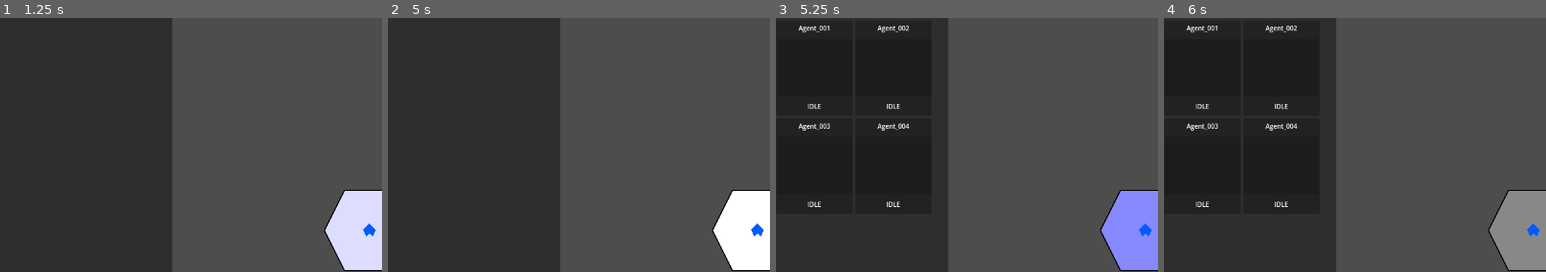
Above: before the commit, frames 1-4 (left to right).
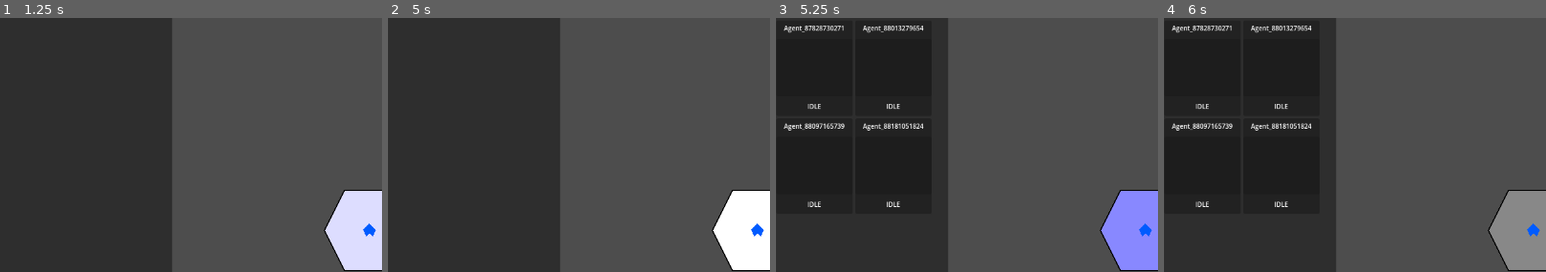
Above: after the commit, the same moments.

Repository: Drakosam/game_1
Game: Godot game, scene res://main_game_loop.tscn
The game is run twice, just before and just after one commit, with the same random seed, the same clock (stepped at 60 frames per second) and the same inputs.
Inputs (mouse positions are % of the whole screen's width and height, from its top left):
- Up to frame 1 (1.25 s): tap Enter at 0.5 s; click (50, 50) at 0.67 s
- Up to frame 2 (5 s): tap Space at 1.25, 2.75, 4.25 s; move the mouse to (30, 55) at 1.27 s; click (30, 55) at 1.42 s; tap Enter at 2, 3.5 s; move the mouse to (60, 28) at 2.02 s; click (60, 28) at 2.17 s; move the mouse to (45, 70) at 2.77 s; click (45, 70) at 2.92 s; move the mouse to (80, 65) at 3.52 s; click (80, 65) at 3.67 s; move the mouse to (20, 35) at 4.27 s; click (20, 35) at 4.42 s
- Up to frame 3 (5.25 s): move the mouse to (55, 50) at 5.02 s; click (55, 50) at 5.17 s
- Up to frame 4 (6 s): move the mouse to (35, 25) at 5.77 s; click (35, 25) at 5.92 s
The pictures show only the part of the screen within x 2-52%, y 8-58%; the shares and areas given below are measured in that part.

Frames 1-2 are identical in both runs. In frame 3, 1.0% of the frame differs, in the area x 2-39%, y 3-45%; in frame 4, 1.0%.

Commit message:
-resources cd

Diff:
--- a/Backend/agent_backend.gd
+++ b/Backend/agent_backend.gd
@@ -9,6 +9,7 @@
 signal chec_path_to_tile(start_tile, target_tile, agent_name)
 signal job_done_result( job_result )
 signal consume_food_event(consume_value, agent_name)
+signal secure_food_for_new_agent(food_needed, location)
 
 
 func _ready():
@@ -88,7 +89,7 @@
 		for result in job_result['results']:
 			if 'status' in result and result['status']=='SUCCESS':
 				print('add new agent')
-				add_agent({'location':job_result['tile']})
+				emit_signal('secure_food_for_new_agent', 15, job_result['tile'])
 	else:
 		emit_signal('job_done_result',job_result)
 
--- a/Backend/game_core.gd
+++ b/Backend/game_core.gd
@@ -9,23 +9,10 @@
 
 
 func resolve_job_result(job_result):
-	if 'BASE_RESOURCES' == job_result['job_type']:
-		for item in job_result['results']:
-			if item['status'] == 'SUCCESS':
-				_get_base_resource_from_region(
-					job_result['tile'],
-					job_result['agent_power']
-				)
-
 	if 'RESOURCES_TO_FOOD' == job_result['job_type']:
 		for item in job_result['results']:
 			if item['status'] == 'SUCCESS':
 				_convert_resources_to_food(job_result['agent_power'])
-
-
-func _get_base_resource_from_region(_region_name, agent_power):
-	rng.randomize()
-	resource +=  randi_range(3,6) + agent_power
 
 
 func consume_food(_food):
--- a/Backend/job_backend.gd
+++ b/Backend/job_backend.gd
@@ -92,8 +92,8 @@
 	job_goal = 1
 	job_result_list = []
 
+
 #Work section
-
 func _start_movment():
 	print('start movment')
 	primary_atribute = 'speed'
@@ -159,6 +159,8 @@
 	var result = rng.randi_range(0, 100)
 
 	if result > 94:
-		job_result_list.append({'name':'new_region'})
+		job_result_list.append({'name': 'new_region'})
+	elif result > 60:
+		job_result_list.append({'name': 'new_resources'})
 	else:
 		print(result)
--- /dev/null
+++ b/Backend/manager_backend.gd
@@ -0,0 +1,26 @@
+extends Node
+
+var TileBackend = null
+var AgentManager = null
+var CoreManager = null
+
+var rng = RandomNumberGenerator.new()
+
+func _ready():
+	pass
+
+
+func resolve_job_result(job_result):
+	if 'BASE_RESOURCES' == job_result['job_type']:
+		for item in job_result['results']:
+			if item['status'] == 'SUCCESS':
+				_get_base_resource_from_region(
+					job_result['tile'],
+					job_result['agent_power']
+				)
+
+
+func _get_base_resource_from_region(_region_name, agent_power):
+	rng.randomize()
+	TileBackend.get_resource_from_region()
+	CoreManager.resource +=  randi_range(3,6) + agent_power
--- /dev/null
+++ b/Backend/manager_backend.tscn
@@ -0,0 +1,6 @@
+[gd_scene load_steps=2 format=3 uid="uid://blnup5xcrumek"]
+
+[ext_resource type="Script" path="res://Backend/manager_backend.gd" id="1_lmy4j"]
+
+[node name="ManagerBackend" type="Node"]
+script = ExtResource("1_lmy4j")
--- a/Backend/tile_backend.gd
+++ b/Backend/tile_backend.gd
@@ -86,6 +86,33 @@
 		for item in job_result['results']:
 			if item['name'] == 'new_region':
 				_reveal_new_region(job_result['tile'])
+			if item['name'] == 'new_resources':
+				_reveal_new_resources(job_result['tile'])
+
+
+func _reveal_new_resources(region_name):
+	for tile in tile_list:
+		if tile.name == region_name:
+			rng.randomize()
+			tile.resource == rng.randi_range(30, 60)
+			break
+
+
+func get_resource_from_region(region_name, value):
+	for tile in tile_list:
+		if tile.name == region_name:
+
+			if value >= tile.resource:
+				tile.resource -= value
+				return 0
+
+			else:
+
+				var r_value = value - tile.resource
+				tile.resource = 0
+				return r_value
+
+			break
 
 
 func _reveal_new_region(start_tile):
--- a/World/world_tile.gd
+++ b/World/world_tile.gd
@@ -11,6 +11,7 @@
 
 var my_neighborhood = []
 var region_level = ''
+var resources = 0
 
 var rng = RandomNumberGenerator.new()
 
@@ -18,7 +19,7 @@
 signal picket_move(hex_name)
 
 func _ready():
-	pass
+	resources = rng.randi_range(100,200)
 
 
 func _on_area_2d_mouse_entered():
--- a/main_game_loop.gd
+++ b/main_game_loop.gd
@@ -2,24 +2,16 @@
 #Arcology city
 
 func _ready():
-	$AgentBackend.add_agent({
-		'location':'BaseLevel_LC0_5',
-		'name':'Agent_001'
-	})
-	$AgentBackend.add_agent({
-		'location':'BaseLevel_LC0_5',
-		'name':'Agent_002'
-	})
-	$AgentBackend.add_agent({
-		'location':'BaseLevel_LC0_5',
-		'name':'Agent_003'
-	})
-	$AgentBackend.add_agent({
-		'location':'BaseLevel_LC0_5',
-		'name':'Agent_004'
-	})
+	$AgentBackend.add_agent({'location':'BaseLevel_LC0_5'})
+	$AgentBackend.add_agent({'location':'BaseLevel_LC0_5'})
+	$AgentBackend.add_agent({'location':'BaseLevel_LC0_5'})
+	$AgentBackend.add_agent({'location':'BaseLevel_LC0_5'})
 
 	$CanvasLayer/TopPanel.set_backend($GameCore)
+
+	$ManagerBackend.TileBackend = $TileBackend
+	$ManagerBackend.AgentManager = $AgentBackend
+	$ManagerBackend.CoreManager =  $GameCore
 
 
 func _on_world_map_register_tile(tile):
@@ -81,8 +73,15 @@
 	print('main job resolve for :: ', job_result)
 	$TileBackend.resolve_job_result(job_result)
 	$GameCore.resolve_job_result(job_result)
+	$ManagerBackend.resolve_job_result(job_result)
 
 
 func _on_agent_backend_consume_food_event(consume_value, agent_name):
 	var consume_dif = $GameCore.consume_food(consume_value)
 	$AgentBackend.resolve_consume_event_for_agent(consume_dif, agent_name)
+
+
+func _on_agent_backend_secure_food_for_new_agent(food_needed, location ):
+	if $GameCore.food >= food_needed:
+		$GameCore.food -= food_needed
+		$AgentBackend.add_agent({'location':location})
--- a/main_game_loop.tscn
+++ b/main_game_loop.tscn
@@ -9,6 +9,7 @@
 [ext_resource type="PackedScene" uid="uid://b5nsgnnmye12k" path="res://Backend/tile_backend.tscn" id="5_m6o2q"]
 [ext_resource type="PackedScene" uid="uid://bkvqc87m2xabn" path="res://Backend/agent_backend.tscn" id="6_hhaky"]
 [ext_resource type="PackedScene" uid="uid://bs5gxwsh0kkjn" path="res://Backend/game_core.tscn" id="9_sc2wi"]
+[ext_resource type="PackedScene" uid="uid://blnup5xcrumek" path="res://Backend/manager_backend.tscn" id="10_7fjto"]
 
 [node name="MainGameLoop" type="Node2D"]
 script = ExtResource("1_2jap4")
@@ -41,6 +42,8 @@
 
 [node name="GameCore" parent="." instance=ExtResource("9_sc2wi")]
 
+[node name="ManagerBackend" parent="." instance=ExtResource("10_7fjto")]
+
 [connection signal="view_is_blocked" from="CanvasLayer/TopPanel" to="." method="_on_view_is_blocked"]
 [connection signal="show_agent" from="CanvasLayer/AgentPanel" to="." method="_on_agent_panel_show_agent"]
 [connection signal="view_is_blocked" from="CanvasLayer/AgentPanel" to="." method="_on_view_is_blocked"]
@@ -52,6 +55,7 @@
 [connection signal="chec_path_to_tile" from="AgentBackend" to="." method="_on_agent_backend_chec_path_to_tile"]
 [connection signal="consume_food_event" from="AgentBackend" to="." method="_on_agent_backend_consume_food_event"]
 [connection signal="job_done_result" from="AgentBackend" to="." method="_on_agent_backend_job_done_result"]
+[connection signal="secure_food_for_new_agent" from="AgentBackend" to="." method="_on_agent_backend_secure_food_for_new_agent"]
 [connection signal="update_agent_locations" from="AgentBackend" to="." method="_on_agent_backend_update_agent_locations"]
 [connection signal="update_agents_in_region" from="AgentBackend" to="." method="_on_agent_backend_update_agents_in_region"]
 [connection signal="timeout" from="Timer" to="." method="_on_timer_timeout"]
Not shown: 1 places in main_game_loop.tscn that only renumber resources
